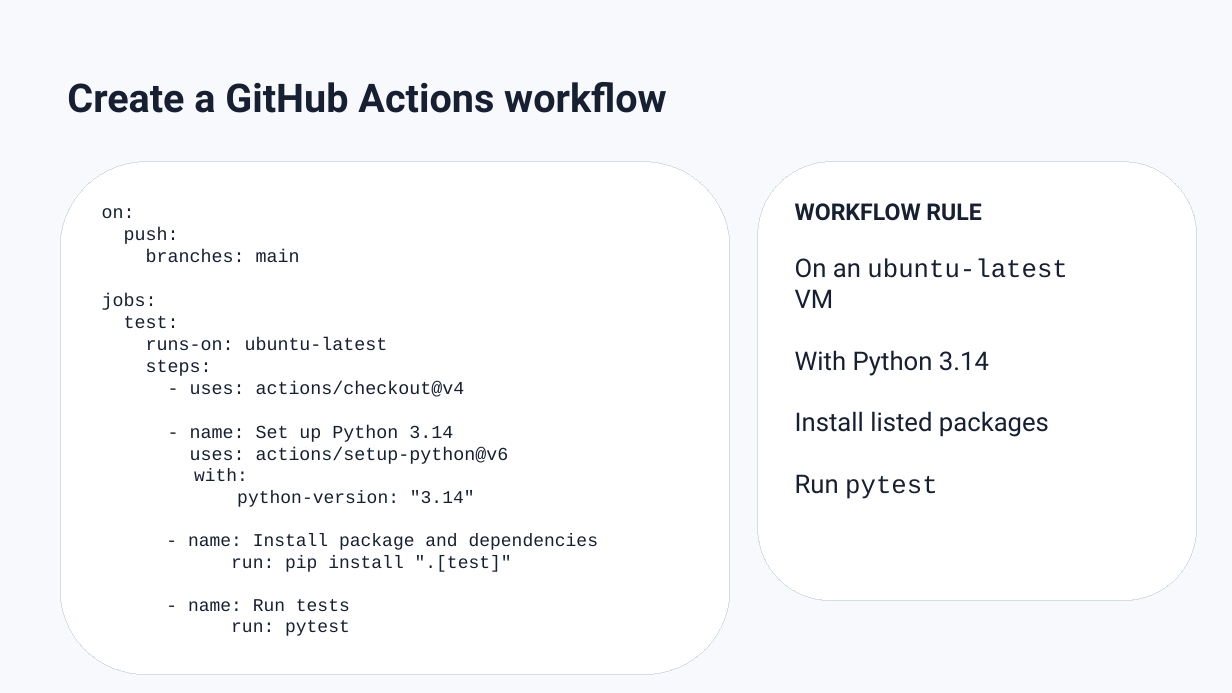
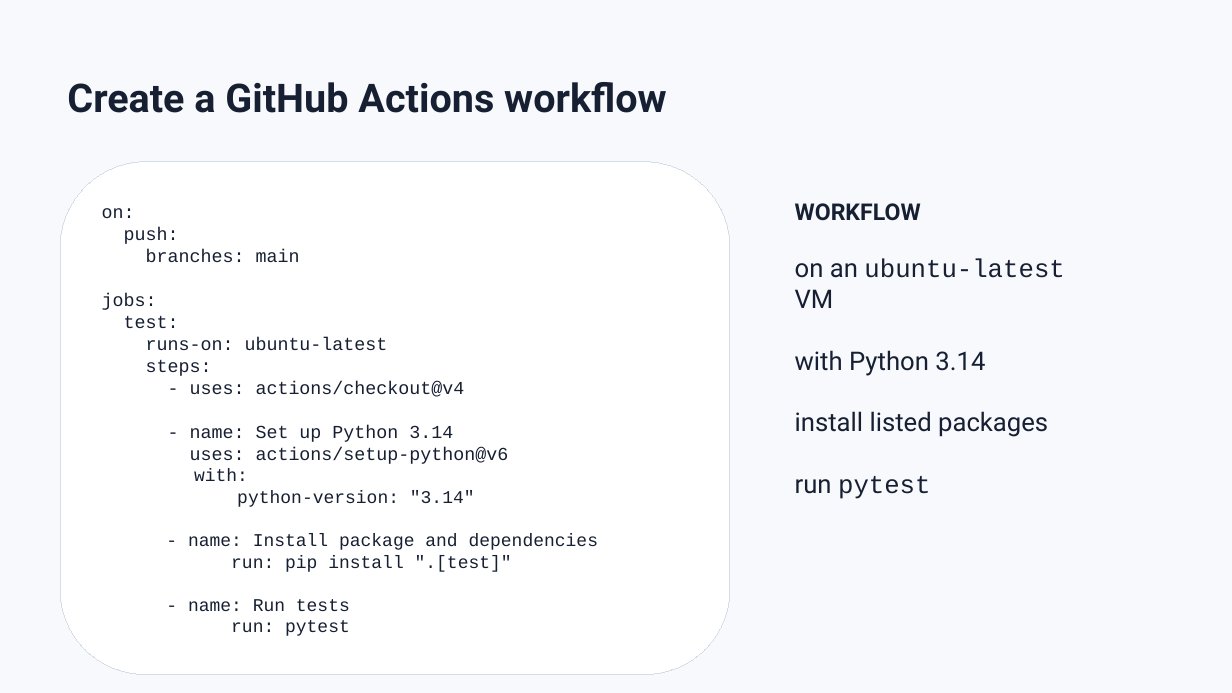
Before and after one commit to rbesenczi/my_ols, a slide deck: slide 26 of presentation/how_to_test_your_code.pptx. Drawn at 1232x693 pixels with LibreOffice and Linux fonts; fonts in the diff are those of the drawing. Boxes give left, top, right and bottom in pixels: in the first picture for what was removed or moved away, otherwise in the second. Text is boxed around its words. In the diff, an @@ line names an element or a change of style, - is before the commit and + after.

```diff
--- a/presentation/how_to_test_your_code.pptx
+++ b/presentation/how_to_test_your_code.pptx
@@ rounded rectangle removed at <box>758,162,1197,601</box> @@
@@ text at <box>795,203,921,221</box>: text changed @@
-WORKFLOW RULE
+WORKFLOW
@@ text at <box>795,259,1064,499</box>: text changed @@
-On an ubuntu-latest VM
-With Python 3.14
-Install listed packages
-Run pytest
+on an ubuntu-latest VM
+with Python 3.14
+install listed packages
+run pytest
```
Also in this commit, not shown: 24 other slides changed, 2 slides added.
